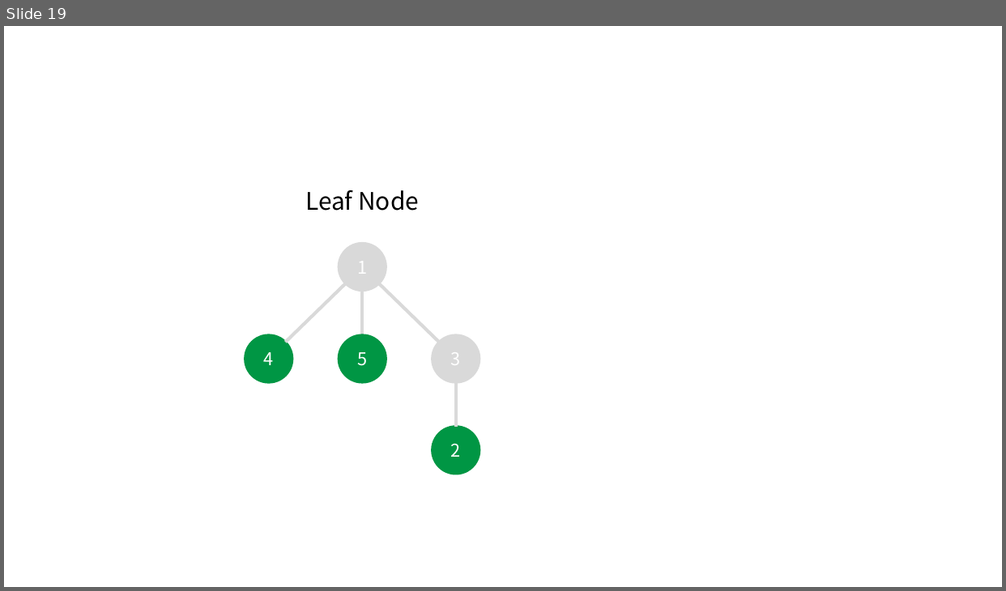
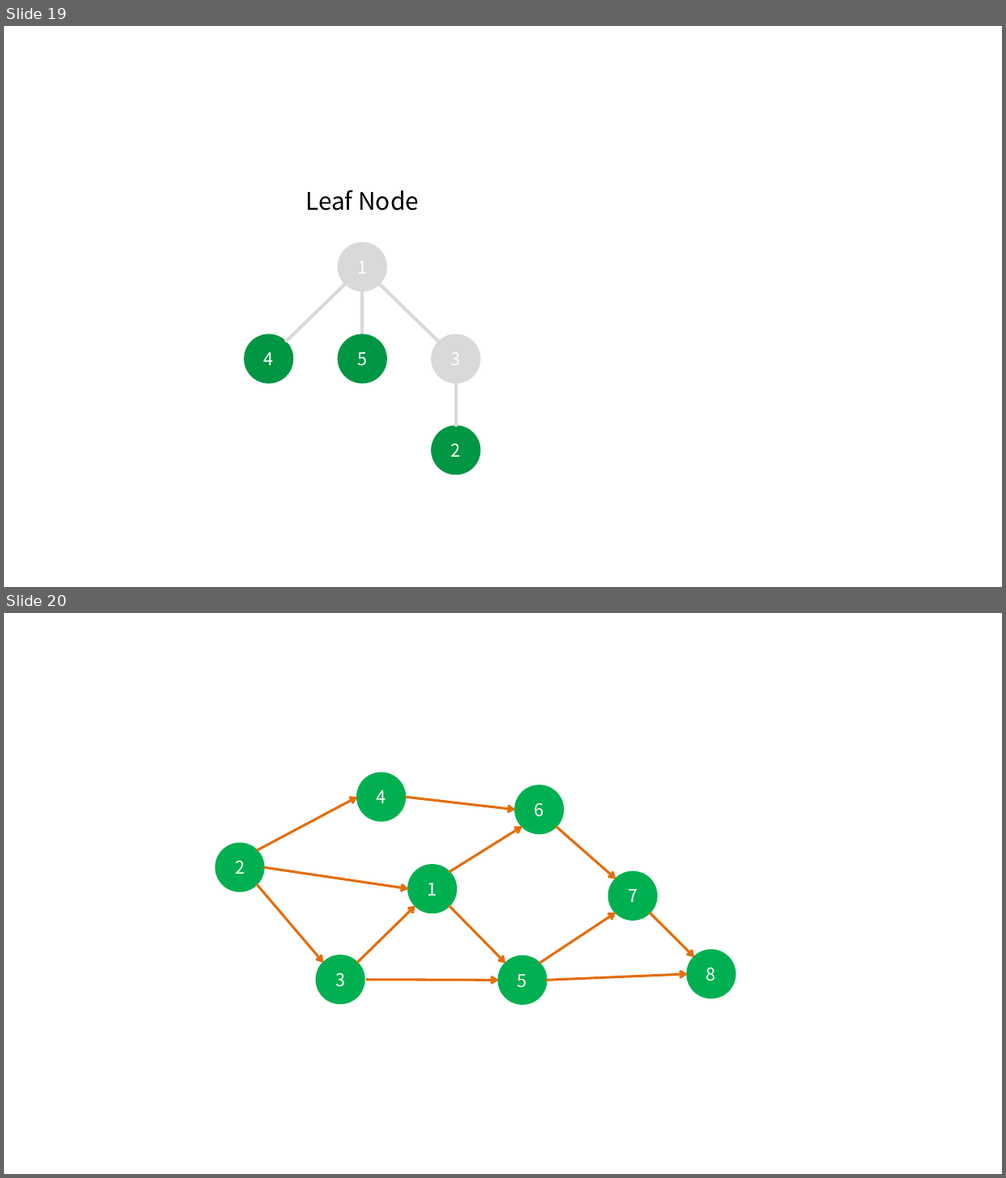
Before and after one commit to momo1108/blog, a slide deck: assets/etc/이미지제작용.pptx. Shown one above the other, each under a label of ours: slide 19 before the commit, slides 19 and 20 after it. The pictures are 1006x591 and 1006x1178 pixels, drawn with LibreOffice and Linux fonts; fonts in the diff are those of the drawing. Boxes give left, top, right and bottom in pixels: in the first picture for what was removed or moved away, otherwise in the second. Text is boxed around its words. In the diff, an @@ line names an element or a change of style, - is before the commit and + after.

```diff
--- a/assets/etc/이미지제작용.pptx
+++ b/assets/etc/이미지제작용.pptx
@@ slide 20 added at <box>4,613,1002,1174</box>, background #FFFFFF @@
@@ ellipse added at <box>357,773,405,820</box>, fill #00B050, outline #00B050 2 pt, 16 pt, text #FFFFFF @@
+4
@@ arrow added from (257, 850) to (357, 797), #E46C0A 2.25 pt @@
@@ arrow added from (405, 797) to (516, 809), #E46C0A 2.25 pt @@
@@ ellipse added at <box>516,786,563,833</box>, fill #00B050, outline #00B050 2 pt, 16 pt, text #FFFFFF @@
+6
@@ arrow added from (450, 872) to (522, 826), #E46C0A 2.25 pt @@
@@ arrow added from (556, 826) to (616, 879), #E46C0A 2.25 pt @@
@@ ellipse added at <box>216,844,264,891</box>, fill #00B050, outline #00B050 2 pt, 16 pt, text #FFFFFF @@
+2
@@ arrow added from (264, 867) to (409, 888), #E46C0A 2.25 pt @@
@@ ellipse added at <box>409,866,456,914</box>, fill #00B050, outline #00B050 2 pt, 16 pt, text #FFFFFF @@
+1
@@ ellipse added at <box>609,872,657,919</box>, fill #00B050, outline #00B050 2 pt, 16 pt, text #FFFFFF @@
+7
@@ arrow added from (257, 884) to (323, 963), #E46C0A 2.25 pt @@
@@ arrow added from (357, 963) to (415, 906), #E46C0A 2.25 pt @@
@@ arrow added from (450, 906) to (505, 963), #E46C0A 2.25 pt @@
@@ arrow added from (539, 963) to (616, 913), #E46C0A 2.25 pt @@
@@ arrow added from (650, 913) to (695, 957), #E46C0A 2.25 pt @@
@@ ellipse added at <box>688,951,735,998</box>, fill #00B050, outline #00B050 2 pt, 16 pt, text #FFFFFF @@
+8
@@ ellipse added at <box>317,956,364,1003</box>, fill #00B050, outline #00B050 2 pt, 16 pt, text #FFFFFF @@
+3
@@ ellipse added at <box>499,956,547,1004</box>, fill #00B050, outline #00B050 2 pt, 16 pt, text #FFFFFF @@
+5
@@ arrow added from (546, 981) to (688, 974), #E46C0A 2.25 pt @@
@@ arrow added from (366, 980) to (499, 981), #E46C0A 2.25 pt @@
```
Also in this commit, not shown: 9 other slides added, 21 other files.
